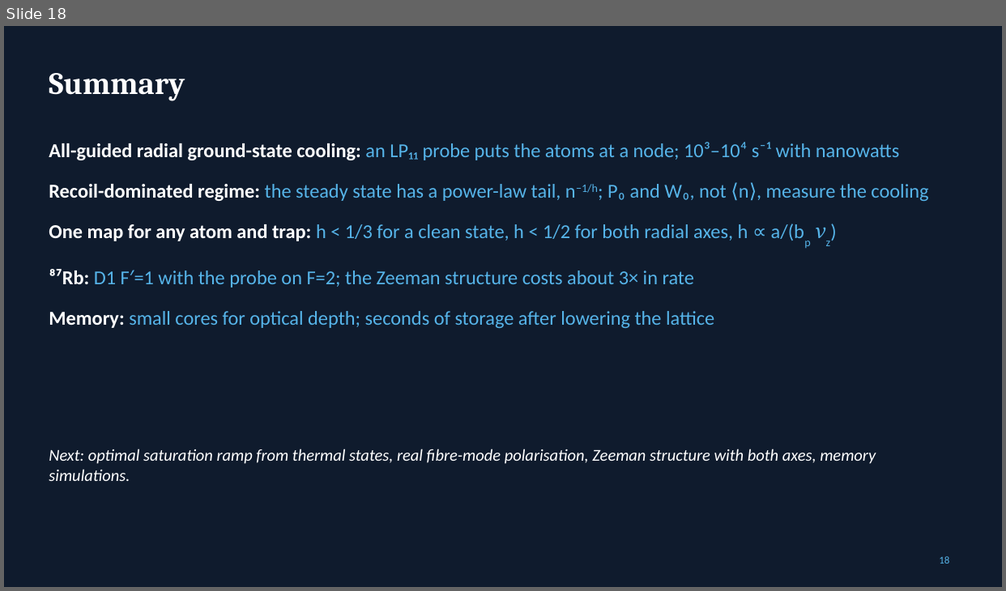
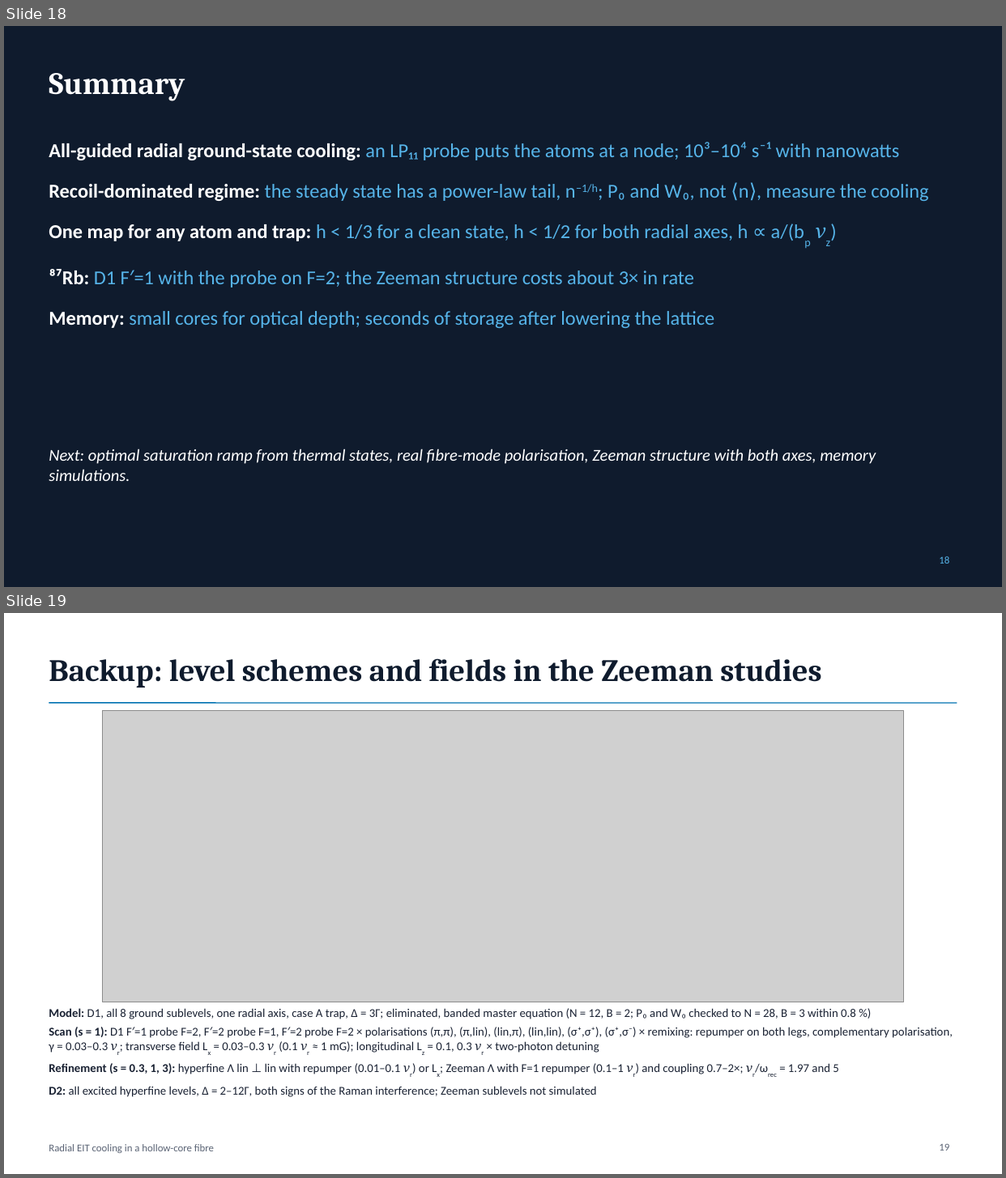
Before and after one commit to Leonardo-Razzai/hcf-eit-cooling, a slide deck: presentation/radial_eit_cooling_talk.pptx. Shown one above the other, each under a label of ours: slide 18 before the commit, slides 18 and 19 after it. The pictures are 1006x591 and 1006x1178 pixels, drawn with LibreOffice and Linux fonts; fonts in the diff are those of the drawing; grey boxes stand for pictures. Boxes give left, top, right and bottom in pixels: in the first picture for what was removed or moved away, otherwise in the second. Text is boxed around its words. In the diff, an @@ line names an element or a change of style, - is before the commit and + after.

```diff
--- a/presentation/radial_eit_cooling_talk.pptx
+++ b/presentation/radial_eit_cooling_talk.pptx
@@ slide 19 added at (x1=4, y1=613, x2=1002, y2=1174), background #FFFFFF @@
@@ title added at (x1=49, y1=658, x2=821, y2=688), 30 pt, text #0F1B2D, bold @@
+Backup: level schemes and fields in the Zeeman studies
@@ line added from (49, 703) to (957, 703), #0072B2 1 pt @@
@@ picture added at (x1=103, y1=710, x2=904, y2=1003) @@
@@ text added at (x1=49, y1=1008, x2=953, y2=1097), 11.5 pt, text #1A2233 @@
+• Model: D1, all 8 ground sublevels, one radial axis, case A trap, Δ = 3Γ; eliminated, banded master equation (N = 12, B = 2; P₀ and W₀ checked to N = 28, B = 3 within 0.8 %)
+• Scan (s = 1): D1 F′=1 probe F=2, F′=2 probe F=1, F′=2 probe F=2 × polarisations (π,π), (π,lin), (lin,π), (lin,lin), (σ⁺,σ⁺), (σ⁺,σ⁻) × remixing: repumper on both legs, complementary polarisation, γ = 0.03–0.3 νr; transverse field Lx = 0.03–0.3 νr (0.1 νr ≈ 1 mG); longitudinal Lz = 0.1, 0.3 νr × two-photon detuning
+• Refinement (s = 0.3, 1, 3): hyperfine Λ lin ⊥ lin with repumper (0.01–0.1 νr) or Lx; Zeeman Λ with F=1 repumper (0.1–1 νr) and coupling 0.7–2×; νr/ωrec = 1.97 and 5
+• D2: all excited hyperfine levels, Δ = 2–12Γ, both signs of the Raman interference; Zeeman sublevels not simulated
@@ text added at (x1=49, y1=1144, x2=214, y2=1153), 10 pt, text #5B6475 @@
+Radial EIT cooling in a hollow-core fibre
@@ page number added at (x1=939, y1=1144, x2=949, y2=1151), 10 pt, text #5B6475 @@
+19
```
Also in this commit, not shown: 1 slide changed, 4 other files.
